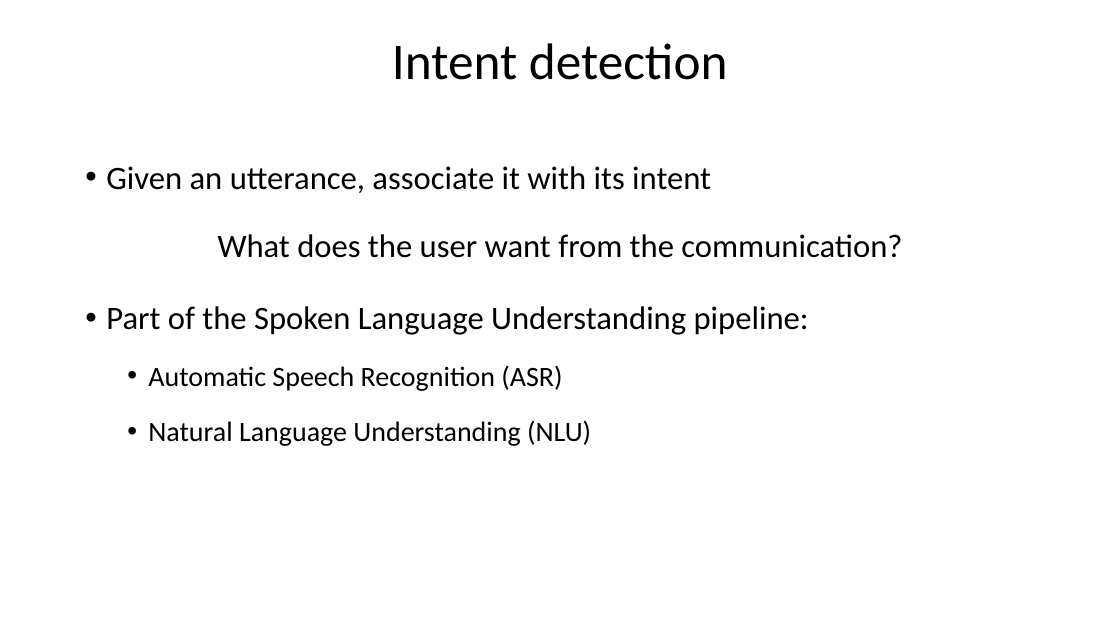
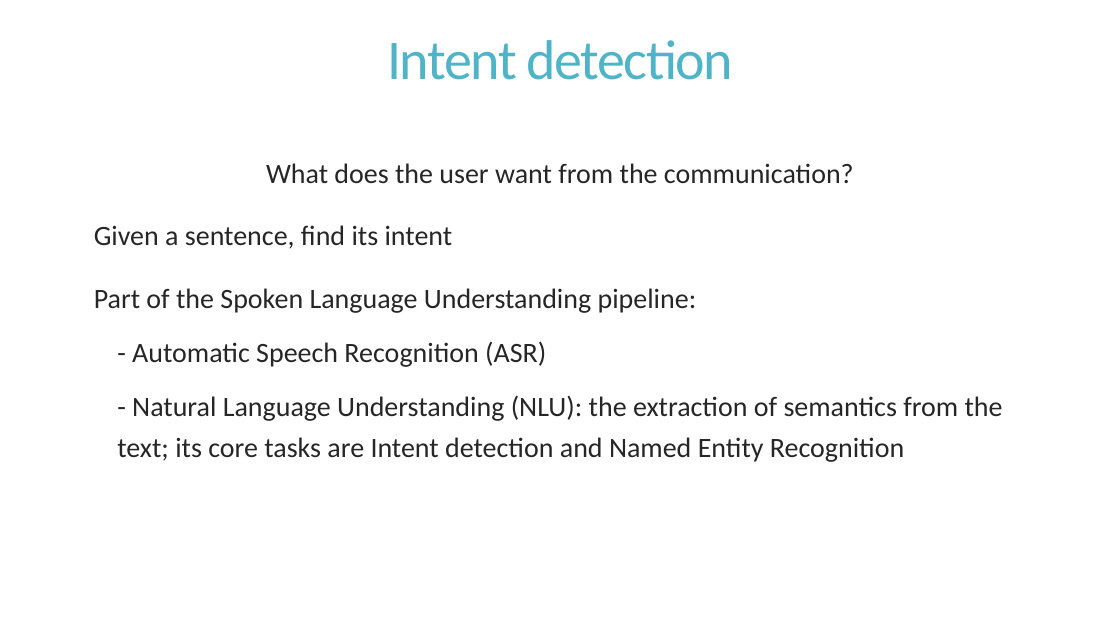
Before and after one commit to AndreaLK3/IntentRecognition, a slide deck: slide 2 of IntentDetectionAndTask.pptx. Drawn at 1120x630 pixels with LibreOffice and Linux fonts; fonts in the diff are those of the drawing. Boxes give left, top, right and bottom in pixels: in the first picture for what was removed or moved away, otherwise in the second. Text is boxed around its words. In the diff, an @@ line names an element or a change of style, - is before the commit and + after.

```diff
--- a/IntentDetectionAndTask.pptx
+++ b/IntentDetectionAndTask.pptx
@@ title "Intent detection" at [387, 40, 733, 80]: size 44 to 48 pt, text colour #000000 to #50B4C8, letter spacing 0 to -1.2 pt; line spacing 0.9 to 0.85 @@
@@ text at [94, 163, 854, 313]: size 28 to 24 pt, text colour #000000 to #262626 in "What does the user want from the ...", "Part of the Spoken Language Understanding pipeline:"; less space between paragraphs; bullet • to  ; more space between paragraphs @@
@@ text at [106, 166, 711, 193]: paragraph removed @@
-• Given an utterance, associate it with its intent
@@ text at [94, 225, 453, 249]: paragraph added @@
+  Given a sentence, find its intent
@@ text at [117, 341, 1003, 462]: text changed; text colour #000000 to #262626 @@
-  • Automatic Speech Recognition (ASR)
-  • Natural Language Understanding (NLU)
+    - Automatic Speech Recognition (ASR)
+    - Natural Language Understanding (NLU): the extraction of semantics from the text; its core tasks are Intent detection and Named Entity Recognition
```
Also in this commit, not shown: 11 other slides changed, 3 slides added, 1 slide removed, 11 other files.
